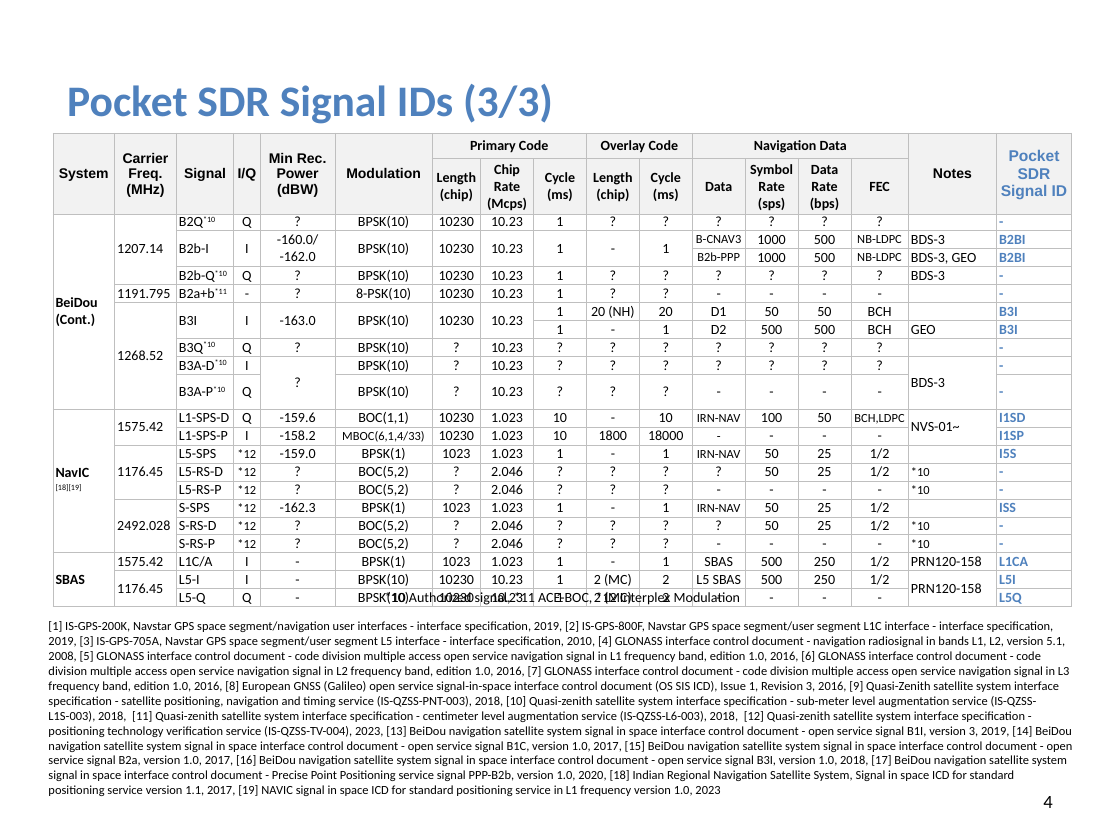
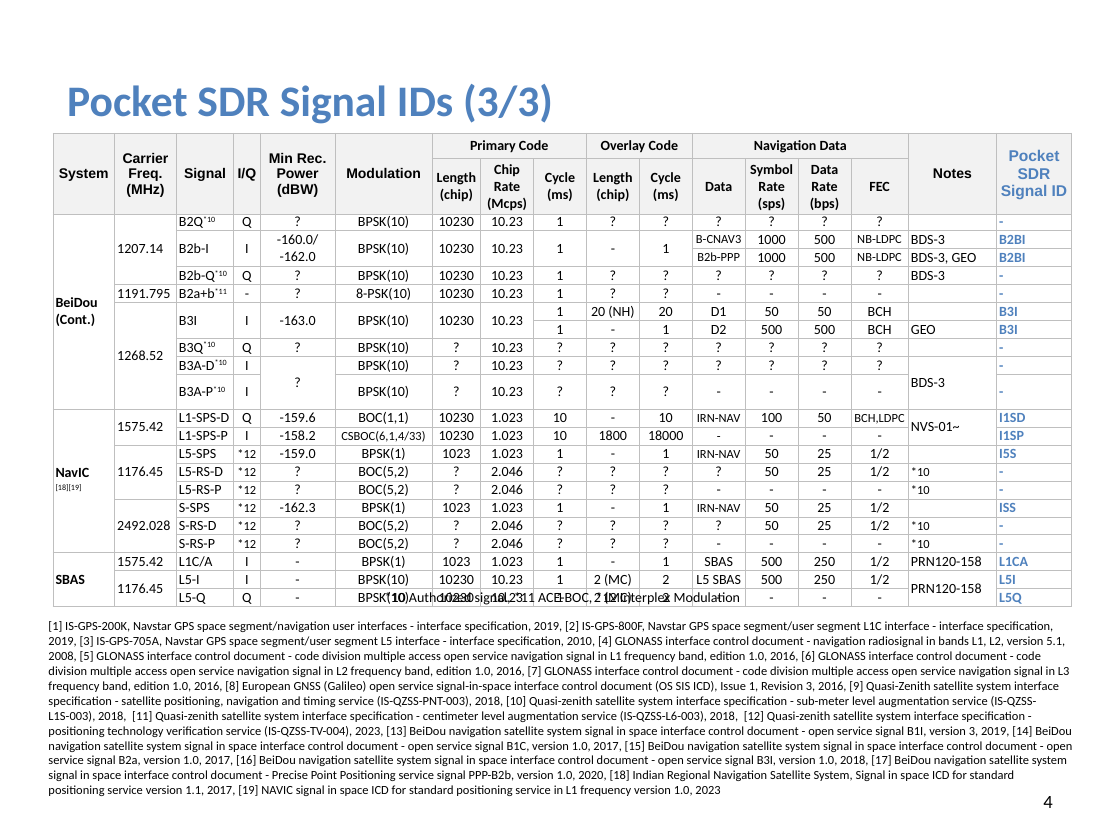
Before and after one commit to tomojitakasu/PocketSDR, a slide deck: slide 4 of doc/signal_IDs.pptx. Drawn at 1120x840 pixels with LibreOffice and Linux fonts; fonts in the diff are those of the drawing. Boxes give left, top, right and bottom in pixels: in the first picture for what was removed or moved away, otherwise in the second. Text is boxed around its words. In the diff, an @@ line names an element or a change of style, - is before the commit and + after.

Commit message:
Fix signal I/Q.

```diff
--- a/doc/signal_IDs.pptx
+++ b/doc/signal_IDs.pptx
@@ table at bbox=[53, 213, 1070, 608] @@
-row 10, column 4: Q
+row 10, column 4: I
-row 12, column 6: MBOC(6,1,4/33)
+row 12, column 6: CSBOC(6,1,4/33)
```
Also in this commit, not shown: 2 other slides changed, 1 other file.
